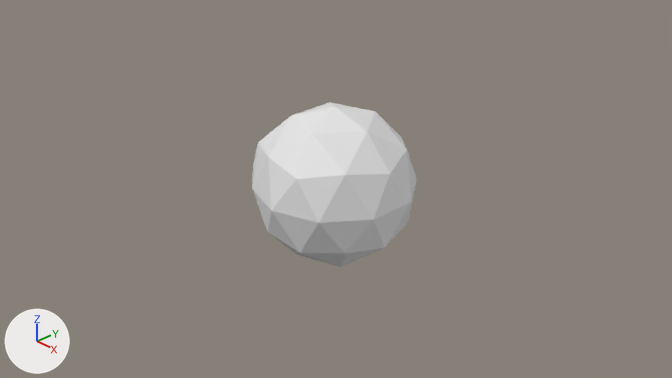
Two versions of the Blender file Models/Scream.blend, one commit apart.
Camera for both pictures: the file's camera 'Camera'. The axes (+X, +Y, +Z) are drawn at lower left. The lights are the same throughout.
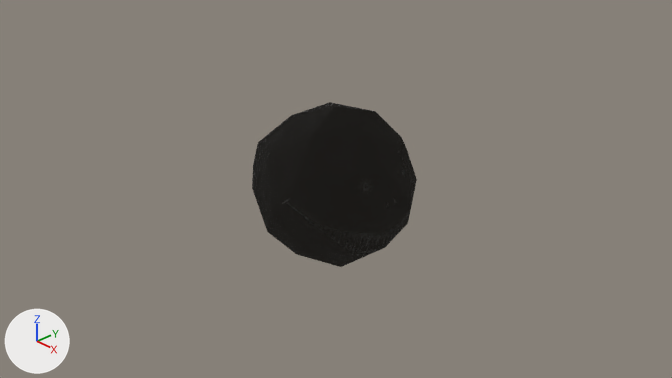
What changed in the scene script:
```text
Add img_specularmap_png:
    img_specularmap_png = load_image('SpecularMap.png', '../Textures/SpecularMap.png', 512, 512, 'sRGB')
Add img_normalmap_png:
    img_normalmap_png = load_image('NormalMap.png', '../Textures/NormalMap.png', 512, 512, 'sRGB')
Add img_scream_png:
    img_scream_png = load_image('scream.png', '../Textures/scream.png', 512, 512, 'sRGB')
Add mat_material_001:
    mat_material_001 = bpy.data.materials.new('Material.001')
    # uses the picture img_normalmap_png
    # uses the picture img_scream_png
    # uses the picture img_specularmap_png
Change me_icosphere:
    where me_icosphere.from_pydata(...)  # 46 vertices, 86 faces; spans x -1.57..0.95, y -1.0..1.0, z -1.0..1.0
    add me_icosphere.materials.append(mat_material_001)
```

Boxes (x1, y1, x2, y2) around the edits, measured in the pictures (672 x 378 px):
'Icosphere', recoloured (white to black): (252, 102, 417, 267) in both
